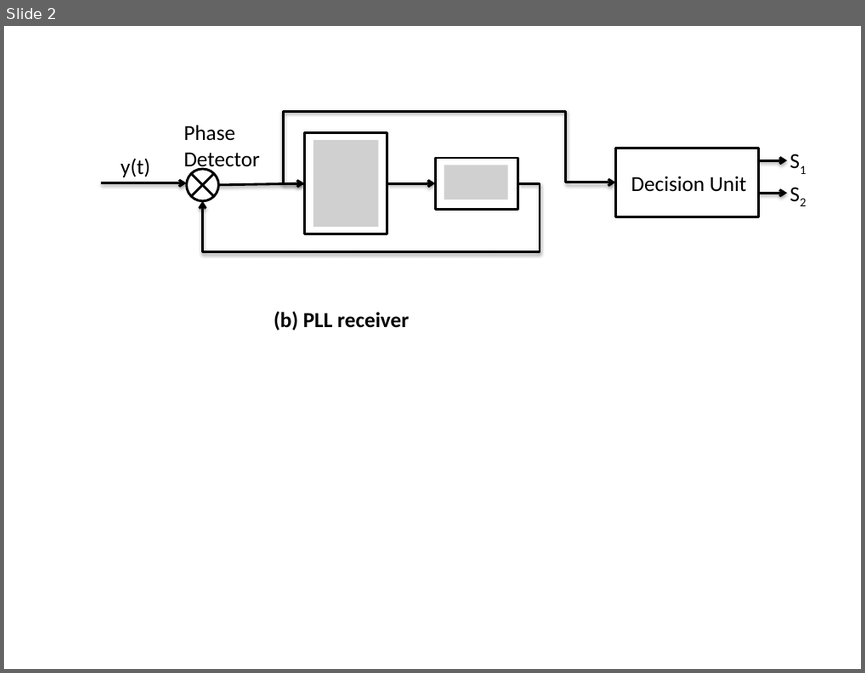
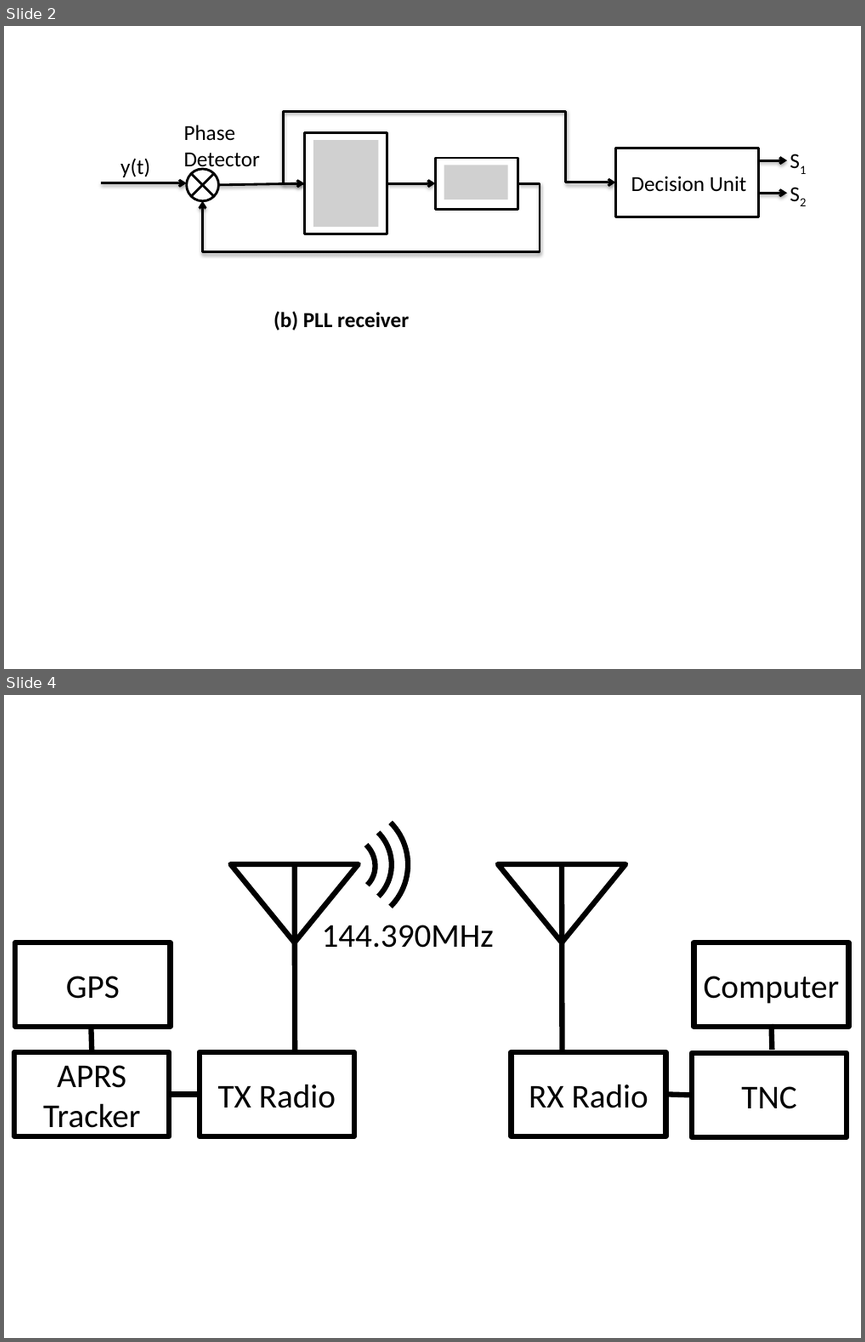
Before and after one commit to robbieford/RRXThesis, a slide deck: images/BlockDiagrams.pptx. Shown one above the other, each under a label of ours: slide 2 before the commit, slides 2 and 4 after it; the slides between them are not shown. The pictures are 865x673 and 865x1342 pixels, drawn with LibreOffice and Linux fonts; fonts in the diff are those of the drawing; grey boxes stand for pictures. Boxes give left, top, right and bottom in pixels: in the first picture for what was removed or moved away, otherwise in the second. Text is boxed around its words. In the diff, an @@ line names an element or a change of style, - is before the commit and + after.

```diff
--- a/images/BlockDiagrams.pptx
+++ b/images/BlockDiagrams.pptx
@@ slide 4 added at [4, 695, 861, 1338], background #FFFFFF @@
@@ arc (boxed as its full ellipse) added at [264, 780, 432, 948], outline #000000 4.5 pt @@
@@ arc (boxed as its full ellipse) added at [283, 800, 410, 928], outline #000000 4.5 pt @@
@@ arc (boxed as its full ellipse) added at [307, 824, 386, 904], outline #000000 4.5 pt @@
@@ triangle added at [230, 864, 358, 941], fill #FFFFFF, outline #000000 4.5 pt @@
@@ line added from (295, 864) to (295, 1052), #000000 4.5 pt @@
@@ triangle added at [498, 864, 625, 941], fill #FFFFFF, outline #000000 4.5 pt @@
@@ line added from (562, 864) to (562, 1052), #000000 4.5 pt @@
@@ rectangle added at [15, 942, 171, 1027], fill #FFFFFF, outline #000000 4.5 pt, 28 pt, text #000000 @@
+GPS
@@ text added at [322, 925, 494, 947], 28 pt, text #000000 @@
+144.390MHz
@@ rectangle added at [693, 942, 849, 1027], fill #FFFFFF, outline #000000 4.5 pt, 28 pt, text #000000 @@
+Computer
@@ line added from (771, 1024) to (772, 1049), #000000 4.5 pt @@
@@ line added from (92, 1027) to (92, 1052), #000000 4.5 pt @@
@@ rectangle added at [14, 1052, 170, 1136], fill #FFFFFF, outline #000000 4.5 pt, 28 pt, text #000000 @@
+APRS Tracker
@@ rectangle added at [200, 1052, 354, 1136], fill #FFFFFF, outline #000000 4.5 pt, 28 pt, text #000000 @@
+TX Radio
@@ rectangle added at [511, 1052, 666, 1136], fill #FFFFFF, outline #000000 4.5 pt, 28 pt, text #000000 @@
+RX Radio
@@ rectangle added at [692, 1053, 847, 1137], fill #FFFFFF, outline #000000 4.5 pt, 28 pt, text #000000 @@
+TNC
@@ line added from (170, 1095) to (200, 1095), #000000 4.5 pt @@
@@ line added from (665, 1095) to (692, 1095), #000000 4.5 pt @@
```
Also in this commit, not shown: 1 other slide added, 2 other files.
